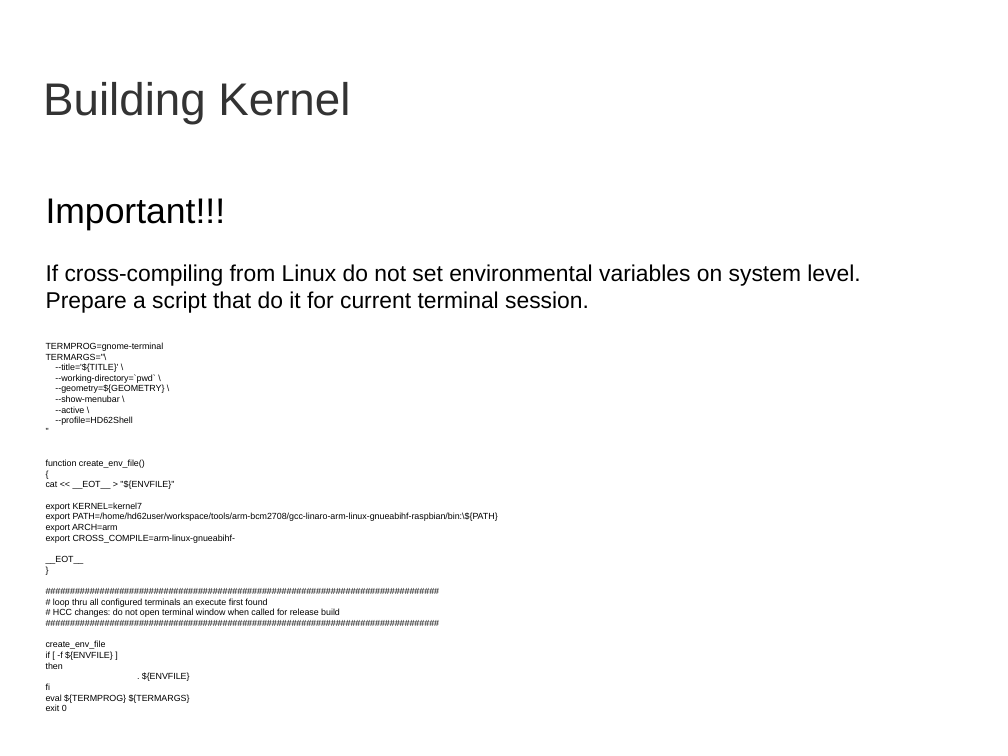
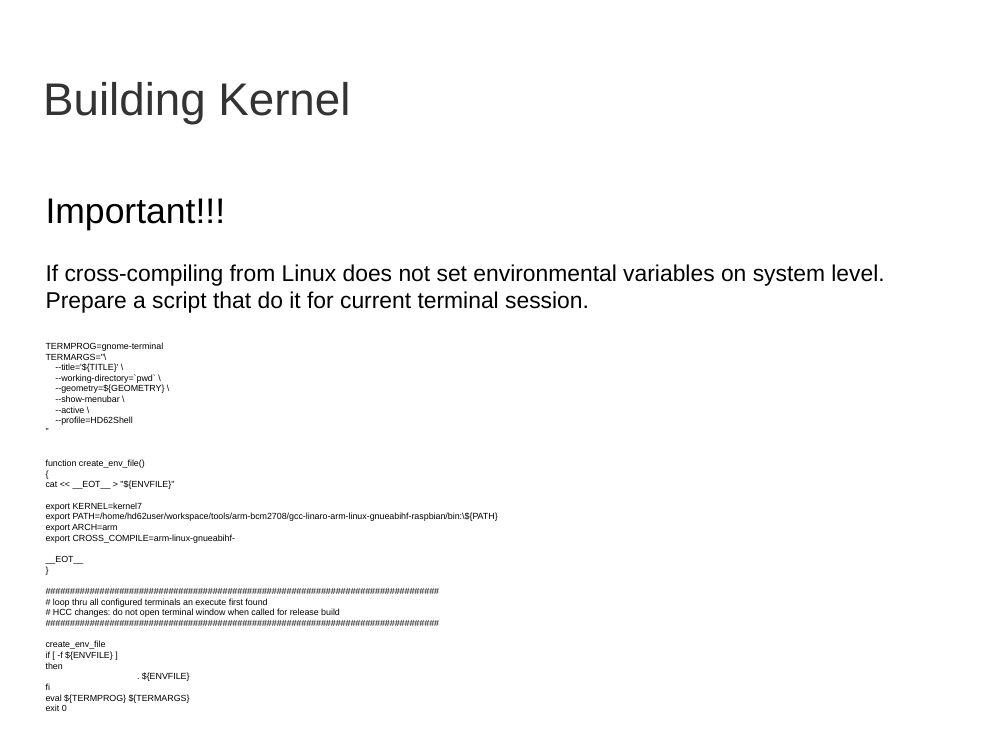
Before and after one commit to oshevchenko/lddcourse, a slide deck: slide 11 of 2_source_code_and_dev_tools.pptx. Drawn at 1008x756 pixels with LibreOffice and Linux fonts; fonts in the diff are those of the drawing; background and template pictures are left out. Boxes give left, top, right and bottom in pixels: in the first picture for what was removed or moved away, otherwise in the second. Text is boxed around its words. In the diff, an @@ line names an element or a change of style, - is before the commit and + after.

```diff
--- a/2_source_code_and_dev_tools.pptx
+++ b/2_source_code_and_dev_tools.pptx
@@ text at bbox=[46, 264, 884, 286]: text changed @@
-If cross-compiling from Linux do not set environmental variables on system level.
+If cross-compiling from Linux does not set environmental variables on system level.
```
Also in this commit, not shown: 1 other file.
